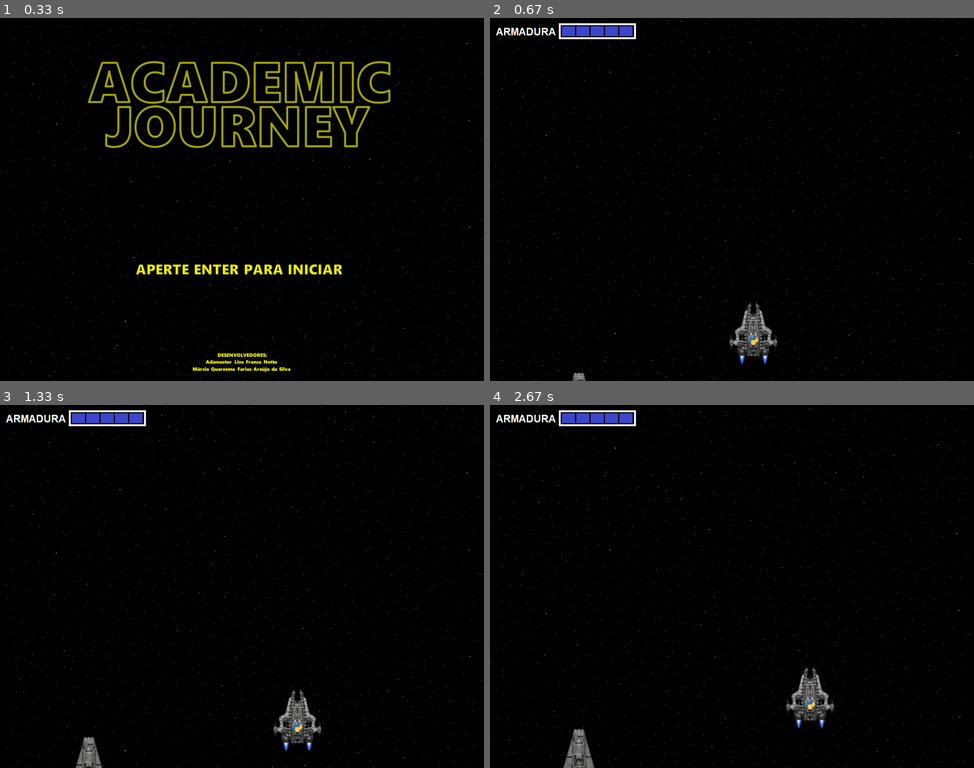
Above: before the commit, frames 1-4 (two rows, left to right).
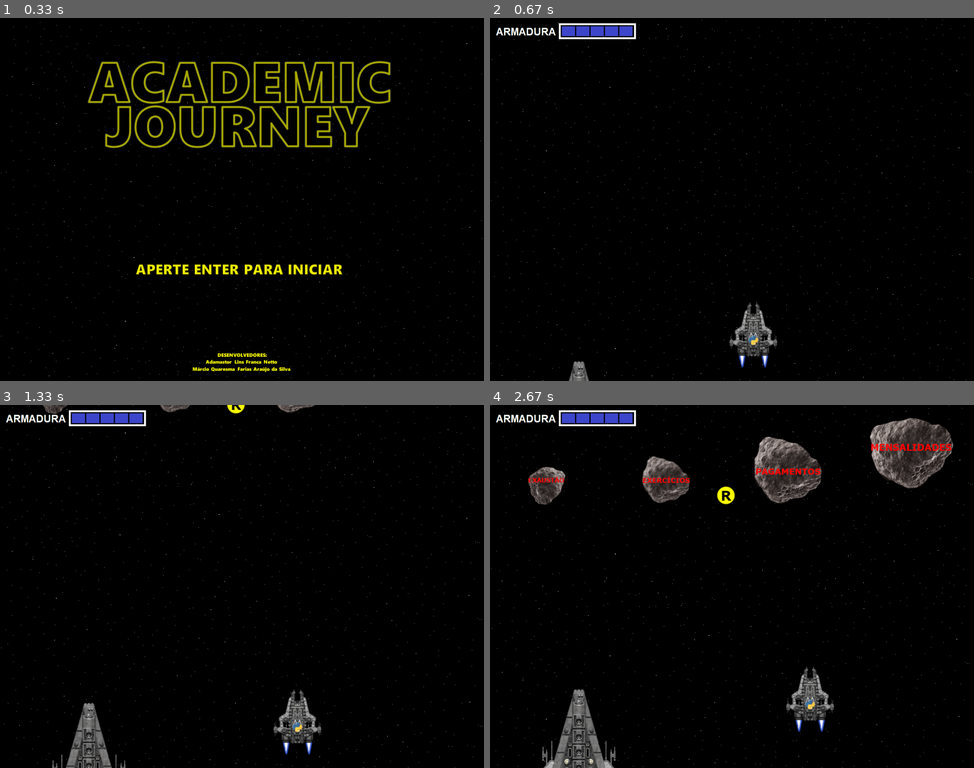
Above: after the commit, the same moments.

Repository: EpotatoJoga/jogo-academic-journey-pygame
Game: pygame game, started from principal.py
The game is run twice, just before and just after one commit, with the same random seed, the same clock (stepped at 60 frames per second) and the same inputs.
Inputs:
- Up to frame 1 (0.33 s): no input
- Up to frame 2 (0.67 s): tap Enter at 0.33 s
- Up to frame 3 (1.33 s): hold Keypad Enter 0.67-1.13 s; hold D 0.67-1.13 s; tap Keypad Enter at 1.17 s
- Up to frame 4 (2.67 s): tap Enter at 1.5 s; hold D 1.83-2.3 s; hold W 2.33-2.63 s

Frame 1 is identical in both runs. In frame 2, 0.8% of the frame differs, in the area x 0-100%, y 0-100%; in frame 3, 1.9%; in frame 4, 8.0%.

Commit message:
2904211546

Diff:
--- a/jogo.py
+++ b/jogo.py
@@ -33,14 +33,25 @@
         self.resiliencia5 = Objetos("arquivos/resili5.png",824,55)
         self.condecoracoes = Objetos("arquivos/condecoracoes.png", 1010, 755)
         self.condecoracao1 = Objetos("arquivos/condecoracao1.png", 1010, 790)
+        self.gggg = Objetos("arquivos/gggg1.png",1000,-230)
+        self.ggg = Objetos("arquivos/ggg1.png", 700, -180)
+        self.gg = Objetos("arquivos/gg1.png", 400, -130)
+        self.g = Objetos("arquivos/g1.png", 100, -100)
+        self.r = Objetos("arquivos/r.png", 600, -50)
         #self.condecoracao2 = Objetos("arquivos/condecoracao2.png", 1100, 790)
         #self.condecoracao3 = Objetos("arquivos/condecoracao3.png", 1190, 790)
+        self.boleana_dialogo = False
         self.mudar_cena = False
-        self.boleana_dialogo = False
+        self.contagem_resili = 0
         self.contagem_dialogo1 = 1
         self.contagem_paliados = 1
         self.contagem_pinimigos = 1
-        self.movimento_primeira()
+        self.inicio_asteroides = 0
+        self.contagem_gggg = 1
+        self.contagem_ggg = 1
+        self.contagem_gg = 1
+        self.contagem_g = 1
+        self.contagem_r = 1
 
     def draw(self, tela):
         self.fundo1.draw(tela)
@@ -60,6 +71,7 @@
             self.planetaaliado.draw(tela)
         if self.contagem_dialogo1 == 3:
             self.discernimento0.draw(tela)
+
         if self.nave.contagem_discernimento == 1:
             self.discernimento1.draw(tela)
         if self.nave.contagem_discernimento == 2:
@@ -70,13 +82,30 @@
             self.discernimento4.draw(tela)
         if self.nave.contagem_discernimento == 5:
             self.discernimento5.draw(tela)
+        if self.nave.contagem_resiliencia == 1:
+            self.resiliencia1.draw(tela)
+        if self.nave.contagem_resiliencia == 2:
+            self.resiliencia2.draw(tela)
+        if self.nave.contagem_resiliencia == 3:
+            self.resiliencia3.draw(tela)
+        if self.nave.contagem_resiliencia == 4:
+            self.resiliencia4.draw(tela)
+        if self.nave.contagem_resiliencia == 5:
+            self.resiliencia5.draw(tela)
         if self.comando.personagens.rect[1] == 370:
             self.dialogo1.draw(tela)
         if self.comandoo.personagens.rect[1] == 370:
             self.dialogo2.draw(tela)
+        if self.contagem_resili == 1:
             self.condecoracoes.draw(tela)
             self.condecoracao1.draw(tela)
             self.resiliencia0.draw(tela)
+        if self.inicio_asteroides == 1:
+            self.gggg.draw(tela)
+            self.ggg.draw(tela)
+            self.gg.draw(tela)
+            self.g.draw(tela)
+            self.r.draw(tela)
 
     def atualizacoes(self):
         self.movimento_fundo()
@@ -87,10 +116,17 @@
         self.planetas_aliados()
         self.nave.colisao_planetas(self.planetainimigo.group, "planetainimigos")
         self.nave.colisao_planetas(self.planetaaliado.group, "planetaaliados")
+        self.nave.colisao_asteroides(self.gggg.group, "gggg")
+        self.nave.colisao_asteroides(self.ggg.group, "ggg")
+        self.nave.colisao_asteroides(self.gg.group, "gg")
+        self.nave.colisao_asteroides(self.g.group, "g")
+        self.nave.colisao_asteroides(self.r.group, "r")
         self.quantidade_armadura()
         self.quantidade_disernimento()
+        self.quantidade_resiliencia()
         self.movimento_primeira()
         self.movimento_segunda()
+        self.asteroides()
 
     def movimento_primeira(self):
         if self.nave.contagem_enter == 1:
@@ -99,7 +135,7 @@
                 self.comando.personagens.rect[1] = 370
                 self.nave.contagem_enter += 1
                 #pygame.mixer.init()
-                #self.som_dialogo = pygame.mixer.Sound("arquivos/g1.mpeg")
+                #self.som_dialogo = pygame.mixer.Sound("arquivos/gravacao1.mpeg")
                 #self.som_dialogo.play()
         if self.contagem_dialogo1 == 3:
             self.comando.personagens.rect[1] += 6
@@ -108,19 +144,20 @@
                 self.comando.personagens.kill()
 
     def movimento_segunda(self):
-        if self.nave.contagem_discernimento == 5 and self.contagem_dialogo1 == 3:
+        if self.nave.contagem_discernimento == 5 and self.contagem_paliados == 6 and self.contagem_dialogo1 == 3:
             self.comandoo.personagens.rect[1] -= 3
             if self.comandoo.personagens.rect[1] <= 370:
                 self.comandoo.personagens.rect[1] = 370
+                self.contagem_resili += 1
                 self.contagem_dialogo1 += 1
                 pygame.mixer.init()
-                self.som_dialogo = pygame.mixer.Sound("arquivos/g3.mpeg")
+                self.som_dialogo = pygame.mixer.Sound("arquivos/gravacao3.mpeg")
                 self.som_dialogo.play()
-            if self.contagem_dialogo1 == 5:
-                self.comandoo.personagens.rect[1] += 6
-                if self.comandoo.personagens.rect[1] >= 960:
-                    self.comandoo.personagens.rect[1] = 960
-                    self.comandoo.personagens.kill()
+        if self.contagem_dialogo1 == 5:
+            self.comandoo.personagens.rect[1] += 6
+            if self.comandoo.personagens.rect[1] >= 960:
+                self.comandoo.personagens.rect[1] = 960
+                self.comandoo.personagens.kill()
 
     def movimento_fundo(self):
         self.fundo1.personagens.rect[1] += 4
@@ -154,7 +191,19 @@
         if self.nave.contagem_discernimento == 5:
             self.discernimento4.personagens.kill()
 
-    def dialogo_primeira(self, event):
+    def quantidade_resiliencia(self):
+        if self.nave.contagem_resiliencia == 1:
+            self.resiliencia0.personagens.kill()
+        if self.nave.contagem_resiliencia == 2:
+            self.resiliencia1.personagens.kill()
+        if self.nave.contagem_resiliencia == 3:
+            self.resiliencia2.personagens.kill()
+        if self.nave.contagem_resiliencia == 4:
+            self.resiliencia3.personagens.kill()
+        if self.nave.contagem_resiliencia == 5:
+            self.resiliencia4.personagens.kill()
+
+    def dialogo(self, event):
         if event.type == pygame.KEYDOWN:
             if event.key == pygame.K_KP_ENTER:
                 self.boleana_dialogo = True
@@ -167,12 +216,12 @@
             self.dialogo1 = Objetos("arquivos/dialogo" + str(self.contagem_dialogo1) + ".png", 330, 120)
             #if self.contagem_dialogo1 <= 2:
                 #pygame.mixer.init()
-                #self.som_dialogo = pygame.mixer.Sound("arquivos/g2.mpeg")
+                #self.som_dialogo = pygame.mixer.Sound("arquivos/gravacao2.mpeg")
                 #self.som_dialogo.play()
             print("Nº dialogo:", self.contagem_dialogo1)
         if self.contagem_dialogo1 == 5:
             self.dialogo2.personagens.kill()
-
+            self.inicio_asteroides = 1
 
     def planetas_inimigos(self):
         if self.comando.personagens.rect[1] == 960 and self.contagem_pinimigos <= 5:
@@ -180,7 +229,6 @@
         if self.planetainimigo.personagens.rect[1] >= 960 and self.contagem_pinimigos <= 5:
             self.planetainimigo.personagens.kill()
             self.contagem_pinimigos += 1
-            print("Nº inimigos:",self.contagem_pinimigos)
             if self.contagem_pinimigos <= 5:
                 self.planetainimigo = Objetos("arquivos/pr" + str(self.contagem_pinimigos) + ".png", random.randrange(50, 630), -320)
 
@@ -190,6 +238,38 @@
         if self.planetaaliado.personagens.rect[1] >= 960 and self.contagem_paliados <= 5:
             self.planetaaliado.personagens.kill()
             self.contagem_paliados += 1
-            print("Nº aliados:", self.contagem_paliados)
             if self.contagem_paliados <= 5:
                 self.planetaaliado = Objetos("arquivos/pb" + str(self.contagem_paliados) + ".png", random.randrange(50, 630), -440)
+
+    def asteroides(self):
+        if self.inicio_asteroides == 1:
+            self.gggg.personagens.rect[1] += 3
+            self.ggg.personagens.rect[1] += 3
+            self.gg.personagens.rect[1] += 3
+            self.g.personagens.rect[1] += 3
+            self.r.personagens.rect[1] += 3
+        if self.gggg.personagens.rect[1] >= 960:
+            self.gggg.personagens.kill()
+            self.contagem_gggg += 1
+            if self.contagem_gggg <= 5:
+                self.gggg = Objetos("arquivos/gggg" + str(self.contagem_gggg) + ".png", random.randrange(50, 630), -230)
+        if self.ggg.personagens.rect[1] >= 960:
+            self.ggg.personagens.kill()
+            self.contagem_ggg += 1
+            if self.contagem_ggg <= 5:
+                self.ggg = Objetos("arquivos/ggg" + str(self.contagem_ggg) + ".png", random.randrange(50, 630), -180)
+        if self.gg.personagens.rect[1] >= 960:
+            self.gg.personagens.kill()
+            self.contagem_gg += 1
+            if self.contagem_gg <= 5:
+                self.gg = Objetos("arquivos/gg" + str(self.contagem_gg) + ".png", random.randrange(50, 630), -130)
+        if self.g.personagens.rect[1] >= 960:
+            self.g.personagens.kill()
+            self.contagem_g += 1
+            if self.contagem_g <= 5:
+                self.g = Objetos("arquivos/g" + str(self.contagem_g) + ".png", random.randrange(50, 630), -100)
+        if self.r.personagens.rect[1] >= 960:
+            self.r.personagens.kill()
+            self.contagem_r += 1
+            if self.contagem_r <= 6:
+                self.r = Objetos("arquivos/r.png", random.randrange(50, 630), -50)
--- a/objetos.py
+++ b/objetos.py
@@ -36,6 +36,7 @@
         super().__init__(image, x, y)
         self.contagem_armadura = 5
         self.contagem_discernimento = 0
+        self.contagem_resiliencia = 0
         self.contagem_enter = 0
 
     def movimentacao_nave(self, evento):
@@ -108,3 +109,17 @@
             pygame.mixer.init()
             self.som = pygame.mixer.Sound("arquivos/ponto.wav")
             self.som.play()
+
+    def colisao_asteroides(self, group, name):
+        name = name
+        colisao_asteroides = pygame.sprite.spritecollide(self.personagens, group, True)
+        if (name == "gggg" or name == "ggg" or name == "gg" or name == "g") and colisao_asteroides:
+            self.contagem_armadura -= 1
+            pygame.mixer.init()
+            self.som = pygame.mixer.Sound("arquivos/explosao.flac")
+            self.som.play()
+        if name == "r" and colisao_asteroides:
+            self.contagem_resiliencia += 1
+            pygame.mixer.init()
+            self.som = pygame.mixer.Sound("arquivos/ponto.wav")
+            self.som.play()
--- a/principal.py
+++ b/principal.py
@@ -26,7 +26,7 @@
             elif not self.jogo.mudar_cena:
                 self.jogo.nave.movimentacao_nave(eventos)
             self.jogo.nave.movimentacao_nave(eventos)
-            self.jogo.dialogo_primeira(eventos)
+            self.jogo.dialogo(eventos)
 
     def draw(self):
         self.tela.fill([0, 0, 0])
@@ -38,7 +38,7 @@
 
     def atualizacoes(self):
         while self.loop:
-            self.fps.tick(30)
+            self.fps.tick(60)
             self.draw()
             self.eventos()
             pygame.display.update()
Binary file added: arquivos/g1.png
Binary file added: arquivos/g2.png
Binary file added: arquivos/g3.png
Binary file added: arquivos/g4.png
Binary file added: arquivos/g5.png
Binary file added: arquivos/gg1.png
Binary file added: arquivos/gg2.png
Binary file added: arquivos/gg3.png
Binary file added: arquivos/gg4.png
Binary file added: arquivos/gg5.png
Binary file added: arquivos/ggg1.png
Binary file added: arquivos/ggg2.png
(and 12 more such lines)
